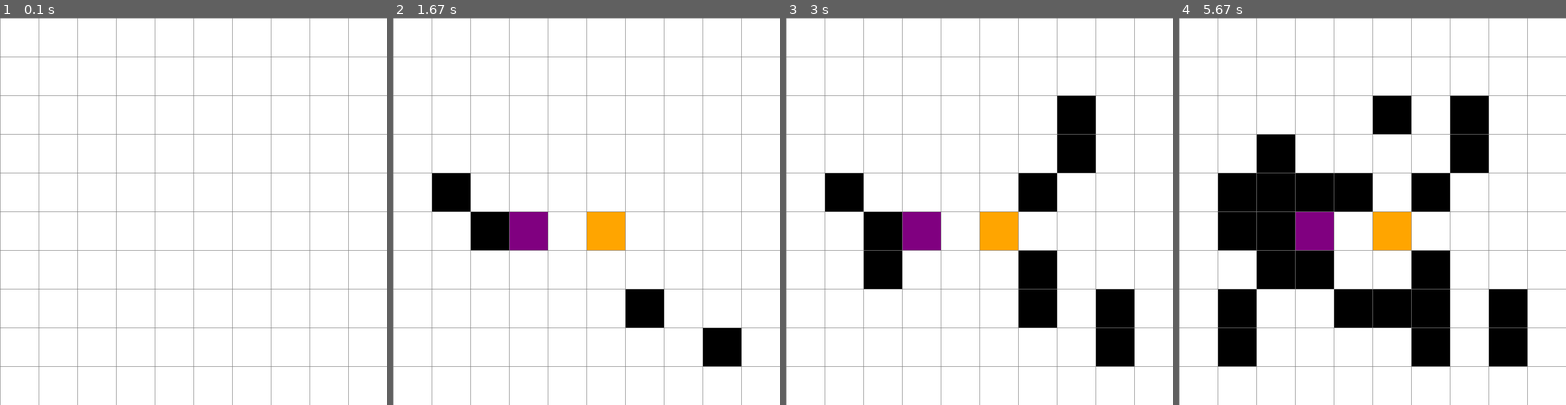
Above: before the commit, frames 1-4 (left to right).
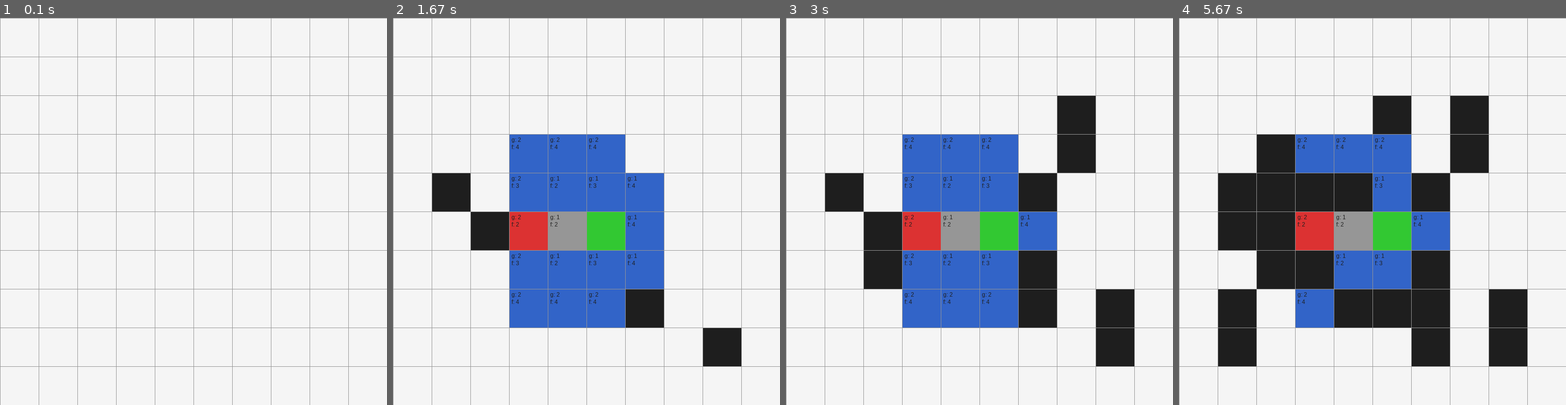
Above: after the commit, the same moments.

Repository: LuisFer237/IAProyectos
Game: pygame game, started from Proyecto1/proyecto1.py
The game is run twice, just before and just after one commit, with the same random seed, the same clock (stepped at 60 frames per second) and the same inputs.
Inputs (mouse positions are in pixels of both pictures, inside the frame that each line leads up to):
- Up to frame 1 (0.1 s): no input
- Up to frame 2 (1.67 s): press the mouse at (586, 238) at 0.37 s; move the mouse to (540, 226) at 0.47 s; release the mouse at (493, 215) at 0.6 s; tap Space at 0.67 s; press the mouse at (586, 238) at 1.03 s; move the mouse to (516, 219) at 1.13 s; release the mouse at (447, 199) at 1.27 s; press the mouse at (586, 238) at 1.37 s; move the mouse to (660, 296) at 1.47 s; release the mouse at (733, 358) at 1.6 s
- Up to frame 3 (3 s): press the mouse at (979, 238) at 1.7 s; move the mouse to (1049, 273) at 1.8 s; release the mouse at (1114, 312) at 1.93 s; press the mouse at (979, 238) at 2.03 s; move the mouse to (1022, 188) at 2.13 s; release the mouse at (1060, 141) at 2.27 s; press the mouse at (979, 238) at 2.37 s; move the mouse to (1025, 176) at 2.47 s; release the mouse at (1064, 118) at 2.6 s; click (871, 254) at 2.72 s
- Up to frame 4 (5.67 s): press the mouse at (1264, 254) at 3.03 s; move the mouse to (1275, 196) at 3.13 s; release the mouse at (1287, 141) at 3.27 s; press the mouse at (1264, 254) at 3.37 s; move the mouse to (1298, 226) at 3.47 s; release the mouse at (1333, 196) at 3.6 s; press the mouse at (1264, 254) at 3.7 s; move the mouse to (1353, 296) at 3.8 s; release the mouse at (1442, 339) at 3.93 s; press the mouse at (1264, 254) at 4.03 s; move the mouse to (1279, 261) at 4.13 s; release the mouse at (1295, 273) at 4.27 s; press the mouse at (1264, 254) at 4.37 s; move the mouse to (1326, 285) at 4.47 s; release the mouse at (1387, 315) at 4.6 s; press the mouse at (1264, 254) at 4.7 s; move the mouse to (1329, 176) at 4.8 s; release the mouse at (1391, 103) at 4.93 s; press the mouse at (1264, 254) at 5.03 s; move the mouse to (1248, 292) at 5.13 s; release the mouse at (1229, 331) at 5.27 s; press the mouse at (1264, 254) at 5.37 s; move the mouse to (1256, 238) at 5.47 s; release the mouse at (1248, 226) at 5.6 s

The runs differ from the first frame. In frame 2, 21% of the frame differs, in the area x 10-90%, y 30-90%; in frame 3, 25%; in frame 4, 32%, in the area x 10-90%, y 20-90%.

Commit message:
Cambios en el generador del dataset

Diff:
--- a/Proyecto1/proyecto1.py
+++ b/Proyecto1/proyecto1.py
@@ -1,4 +1,8 @@
 import pygame
+import heapq
+
+# Inicializar Pygame
+pygame.init()
 
 # Configuraciones iniciales
 ANCHO_VENTANA = 800
@@ -6,13 +10,14 @@
 pygame.display.set_caption("Visualización de Nodos")
 
 # Colores (RGB)
-BLANCO = (255, 255, 255)
-NEGRO = (0, 0, 0)
-GRIS = (128, 128, 128)
-VERDE = (0, 255, 0)
-ROJO = (255, 0, 0)
-NARANJA = (255, 165, 0)
-PURPURA = (128, 0, 128)
+BLANCO = (245, 245, 245)
+NEGRO = (30, 30, 30)
+GRIS = (150, 150, 150)
+VERDE = (50, 200, 50)
+ROJO = (220, 50, 50)
+AZUL_CLARO = (100, 180, 255)
+PURPURA = (150, 75, 175)
+AZUL = (50, 100, 200)
 
 class Nodo:
     def __init__(self, fila, col, ancho, total_filas):
@@ -23,6 +28,9 @@
         self.color = BLANCO
         self.ancho = ancho
         self.total_filas = total_filas
+        self.vecinos = []
+        self.g_score = float("inf")
+        self.f_score = float("inf")
 
     def get_pos(self):
         return self.fila, self.col
@@ -31,25 +39,51 @@
         return self.color == NEGRO
 
     def es_inicio(self):
-        return self.color == NARANJA
+        return self.color == VERDE
 
     def es_fin(self):
-        return self.color == PURPURA
+        return self.color == ROJO
 
     def restablecer(self):
         self.color = BLANCO
 
     def hacer_inicio(self):
-        self.color = NARANJA
+        self.color = VERDE
 
     def hacer_pared(self):
         self.color = NEGRO
 
     def hacer_fin(self):
-        self.color = PURPURA
+        self.color = ROJO
 
     def dibujar(self, ventana):
         pygame.draw.rect(ventana, self.color, (self.x, self.y, self.ancho, self.ancho))
+        if self.g_score != float("inf") and self.f_score != float("inf"):
+            font = pygame.font.SysFont('Arial', 12)
+            g_text = font.render(f'g: {int(self.g_score)}', True, NEGRO)
+            f_text = font.render(f'f: {int(self.f_score)}', True, NEGRO)
+            ventana.blit(g_text, (self.x + 5, self.y + 5))
+            ventana.blit(f_text, (self.x + 5, self.y + 20))
+
+    def actualizar_vecinos(self, grid):
+        self.vecinos = []
+        if self.fila < self.total_filas - 1 and not grid[self.fila + 1][self.col].es_pared():  # Abajo
+            self.vecinos.append(grid[self.fila + 1][self.col])
+        if self.fila > 0 and not grid[self.fila - 1][self.col].es_pared():  # Arriba
+            self.vecinos.append(grid[self.fila - 1][self.col])
+        if self.col < self.total_filas - 1 and not grid[self.fila][self.col + 1].es_pared():  # Derecha
+            self.vecinos.append(grid[self.fila][self.col + 1])
+        if self.col > 0 and not grid[self.fila][self.col - 1].es_pared():  # Izquierda
+            self.vecinos.append(grid[self.fila][self.col - 1])
+        # Diagonales
+        if self.fila < self.total_filas - 1 and self.col < self.total_filas - 1 and not grid[self.fila + 1][self.col + 1].es_pared():  # Abajo-Derecha
+            self.vecinos.append(grid[self.fila + 1][self.col + 1])
+        if self.fila < self.total_filas - 1 and self.col > 0 and not grid[self.fila + 1][self.col - 1].es_pared():  # Abajo-Izquierda
+            self.vecinos.append(grid[self.fila + 1][self.col - 1])
+        if self.fila > 0 and self.col < self.total_filas - 1 and not grid[self.fila - 1][self.col + 1].es_pared():  # Arriba-Derecha
+            self.vecinos.append(grid[self.fila - 1][self.col + 1])
+        if self.fila > 0 and self.col > 0 and not grid[self.fila - 1][self.col - 1].es_pared():  # Arriba-Izquierda
+            self.vecinos.append(grid[self.fila - 1][self.col - 1])
 
 def crear_grid(filas, ancho):
     grid = []
@@ -84,6 +118,65 @@
     col = x // ancho_nodo
     return fila, col
 
+def heuristica(p1, p2):
+    x1, y1 = p1
+    x2, y2 = p2
+    return max(abs(x1 - x2), abs(y1 - y2))
+
+def reconstruir_camino(came_from, actual, draw):
+    while actual in came_from:
+        actual = came_from[actual]
+        actual.color = GRIS
+        draw()
+
+def algoritmo_a_star(draw, grid, inicio, fin):
+    count = 0
+    open_set = []
+    heapq.heappush(open_set, (0, count, inicio))
+    came_from = {}
+    g_score = {nodo: float("inf") for fila in grid for nodo in fila}
+    g_score[inicio] = 0
+    f_score = {nodo: float("inf") for fila in grid for nodo in fila}
+    f_score[inicio] = heuristica(inicio.get_pos(), fin.get_pos())
+
+    open_set_hash = {inicio}
+
+    while not len(open_set) == 0:
+        for event in pygame.event.get():
+            if event.type == pygame.QUIT:
+                pygame.quit()
+
+        actual = heapq.heappop(open_set)[2]
+        open_set_hash.remove(actual)
+
+        if actual == fin:
+            reconstruir_camino(came_from, fin, draw)
+            fin.color = ROJO
+            inicio.color = VERDE
+            return True
+
+        for vecino in actual.vecinos:
+            temp_g_score = g_score[actual] + 1
+
+            if temp_g_score < g_score[vecino]:
+                came_from[vecino] = actual
+                g_score[vecino] = temp_g_score
+                f_score[vecino] = temp_g_score + heuristica(vecino.get_pos(), fin.get_pos())
+                vecino.g_score = g_score[vecino]
+                vecino.f_score = f_score[vecino]
+                if vecino not in open_set_hash:
+                    count += 1
+                    heapq.heappush(open_set, (f_score[vecino], count, vecino))
+                    open_set_hash.add(vecino)
+                    vecino.color = AZUL
+
+        draw()
+
+        if actual != inicio and actual != fin:
+            actual.color = AZUL
+
+    return False
+
 def main(ventana, ancho):
     FILAS = 10
     grid = crear_grid(FILAS, ancho)
@@ -124,6 +217,14 @@
                 elif nodo == fin:
                     fin = None
 
+            if event.type == pygame.KEYDOWN:
+                if event.key == pygame.K_SPACE and inicio and fin:
+                    for fila in grid:
+                        for nodo in fila:
+                            nodo.actualizar_vecinos(grid)
+
+                    algoritmo_a_star(lambda: dibujar(ventana, grid, FILAS, ancho), grid, inicio, fin)
+
     pygame.quit()
 
 main(VENTANA, ANCHO_VENTANA)
--- /dev/null
+++ b/Proyecto3/generator.py
@@ -0,0 +1,82 @@
+import cv2
+import os
+
+def process_video_intervals(video_path, output_folder, intervals, resolution=(28, 21)):
+    """
+    Procesa un video en intervalos específicos y guarda 4 imágenes repetidas por cada frame.
+
+    Args:
+        video_path (str): Ruta al video de entrada.
+        output_folder (str): Carpeta para guardar los recortes.
+        intervals (list): Lista de intervalos en segundos [(inicio1, fin1), (inicio2, fin2), ...].
+        resolution (tuple): Resolución fija para las imágenes redimensionadas (ancho, alto).
+    """
+    os.makedirs(output_folder, exist_ok=True)
+
+    cap = cv2.VideoCapture(video_path)
+    if not cap.isOpened():
+        print(f"Error: No se pudo abrir el video en {video_path}")
+        return
+
+    fps = cap.get(cv2.CAP_PROP_FPS)
+    crop_count = 0
+
+    for start, end in intervals:
+        cap.set(cv2.CAP_PROP_POS_MSEC, start * 1000)
+        while cap.get(cv2.CAP_PROP_POS_MSEC) < end * 1000:
+            ret, frame = cap.read()
+            if not ret:
+                break
+
+            resized_frame = cv2.resize(frame, resolution, interpolation=cv2.INTER_AREA)
+            for i in range(4):
+                output_path = os.path.join(output_folder, f"frame_{crop_count:05d}_{i}.jpg")
+                cv2.imwrite(output_path, resized_frame)
+
+            crop_count += 1
+
+    cap.release()
+    print(f"Proceso completado. Imágenes redimensionadas: {crop_count * 4}")
+
+# Definir los intervalos en segundos para cada video
+intervals_porsche1 = [
+    (2, 9),
+    (12, 19),
+    (27, 42),
+    (47, 48),
+    (57, 86),
+    (152, 201),
+    (300, 308)
+]
+
+intervals_porsche2 = [
+    (28, 31),
+    (34, 36),
+    (40,45),
+    (78, 88),
+    (109, 112),
+    (115, 118)
+]
+
+intervals_mercedes = [
+    (41, 50),
+    (54, 56),
+    (68, 72),
+    (92, 97),
+    (101, 106),
+    (132, 135)
+]
+
+# Rutas de los videos
+video_path1 = r"C:\Users\luis2\OneDrive\Documentos\Escuela\Semestre 9\IA\IAProyectos\Proyecto3\VideoCars\PorscheGT3RS1.mp4"
+video_path2 = r"C:\Users\luis2\OneDrive\Documentos\Escuela\Semestre 9\IA\IAProyectos\Proyecto3\VideoCars\PorscheGT3RS2.mp4"
+video_path_mercedes = r"C:\Users\luis2\OneDrive\Documentos\Escuela\Semestre 9\IA\IAProyectos\Proyecto3\VideoCars\2025MercedesG63AMGFaceliftWhite.mp4"
+
+# Carpeta de salida
+output_folder_porsche = r"C:\Users\luis2\OneDrive\Documentos\Escuela\Semestre 9\IA\IAProyectos\Proyecto3\dataset\PorscheGT3RS"
+output_folder_mercedes = r"C:\Users\luis2\OneDrive\Documentos\Escuela\Semestre 9\IA\IAProyectos\Proyecto3\dataset\MercedesG63AMGFacelift"
+
+# Procesar los videos
+process_video_intervals(video_path1, output_folder_porsche, intervals_porsche1)
+process_video_intervals(video_path2, output_folder_porsche, intervals_porsche2)
+process_video_intervals(video_path_mercedes, output_folder_mercedes, intervals_mercedes)
--- /dev/null
+++ b/Proyecto3/hsv.py
@@ -0,0 +1,41 @@
+import cv2
+import numpy as np
+
+def pick_color(image_path):
+    """
+    Permite seleccionar un color en una imagen y devuelve su valor HSV.
+
+    Args:
+        image_path (str): Ruta a la imagen.
+    """
+    def mouse_callback(event, x, y, flags, param):
+        if event == cv2.EVENT_LBUTTONDOWN:
+            pixel = image[y, x]
+            # Convertir BGR a HSV
+            hsv_pixel = cv2.cvtColor(np.uint8([[pixel]]), cv2.COLOR_BGR2HSV)[0][0]
+            print(f"HSV: {hsv_pixel}")
+
+    # Cargar imagen
+    image = cv2.imread(image_path)
+
+    # Verificar si la imagen se cargó correctamente
+    if image is None:
+        print(f"Error: No se pudo abrir o leer el archivo de imagen en {image_path}")
+        return
+
+    # Redimensionar la imagen
+    scale_percent = 50  # Porcentaje del tamaño original
+    width = int(image.shape[1] * scale_percent / 100)
+    height = int(image.shape[0] * scale_percent / 100)
+    dim = (width, height)
+    image = cv2.resize(image, dim, interpolation=cv2.INTER_AREA)
+
+    cv2.imshow("Image", image)
+    cv2.setMouseCallback("Image", mouse_callback)
+
+    print("Haz clic en cualquier parte de la imagen para obtener el color HSV.")
+    cv2.waitKey(0)
+    cv2.destroyAllWindows()
+
+# Llamar a la función con la ruta de la imagen
+pick_color(r'C:\Users\luis2\OneDrive\Documentos\Escuela\Semestre 9\IA\IAProyectos\Proyecto3\car.png')
Not shown, added: .gitignore
Not shown, added: Proyecto3/.ipynb_checkpoints/CNNriesgo-checkpoint.ipynb
Not shown, added: Proyecto3/CNNriesgo.ipynb
